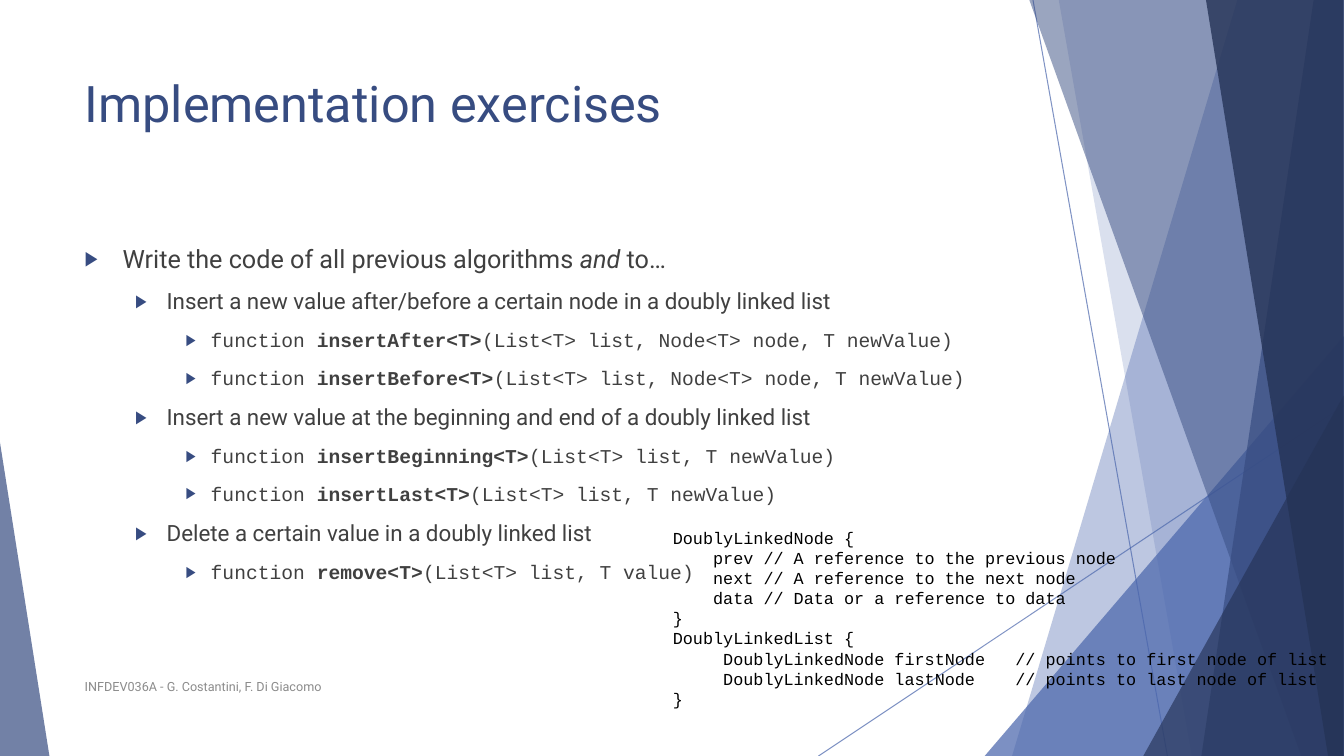
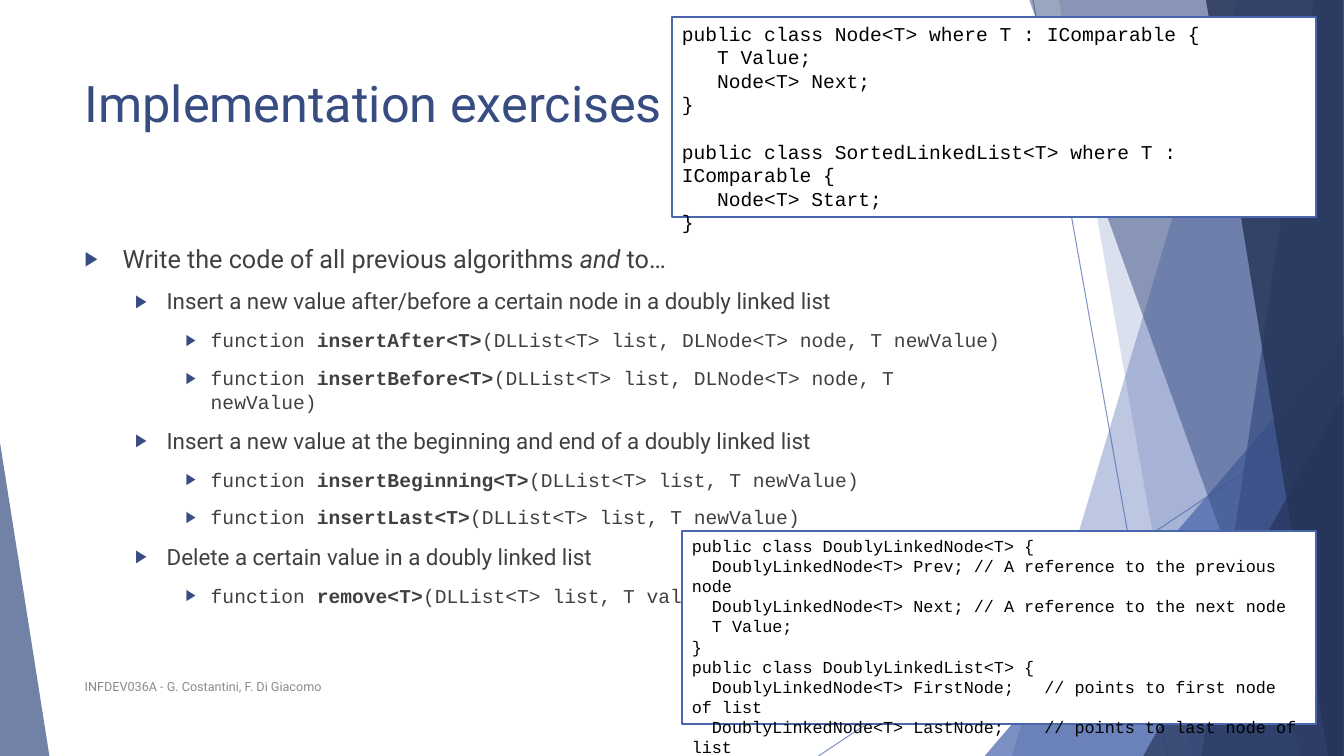
Before and after one commit to FurkanAndac/Development-6A, a slide deck: slide 21 of Lesson slides/Unit 3 - List, Stack, Queue.pptx. Drawn at 1344x756 pixels with LibreOffice and Linux fonts; fonts in the diff are those of the drawing. Boxes give left, top, right and bottom in pixels: in the first picture for what was removed or moved away, otherwise in the second. Text is boxed around its words. In the diff, an @@ line names an element or a change of style, - is before the commit and + after.

Commit message:
small update slides lesson 3

```diff
--- a/Lesson slides/Unit 3 - List, Stack, Queue.pptx
+++ b/Lesson slides/Unit 3 - List, Stack, Queue.pptx
@@ rectangle added at <box>673,17,1317,218</box>, fill #FFFFFF, outline #4A66AC 1.5 pt, 14 pt, text #000000 @@
+public class Node<T> where T : IComparable {
+T Value;
+Node<T> Next;
+}
+public class SortedLinkedList<T> where T : IComparable {
+Node<T> Start;
+}
@@ text at <box>211,334,1000,413</box>: text changed @@
-    ▶ function insertAfter<T>(List<T> list, Node<T> node, T newValue)
-    ▶ function insertBefore<T>(List<T> list, Node<T> node, T newValue)
+    ▶ function insertAfter<T>(DLList<T> list, DLNode<T> node, T newValue)
+    ▶ function insertBefore<T>(DLList<T> list, DLNode<T> node, T newValue)
@@ text at <box>211,473,859,531</box>: text changed @@
-    ▶ function insertBeginning<T>(List<T> list, T newValue)
-    ▶ function insertLast<T>(List<T> list, T newValue)
+    ▶ function insertBeginning<T>(DLList<T> list, T newValue)
+    ▶ function insertLast<T>(DLList<T> list, T newValue)
@@ rectangle "public class DoublyLinkedNode<T> {": place and size @@
-rectangle "public class DoublyLinkedNode<T> {" at <box>673,532,1327,690</box>
+rectangle "public class DoublyLinkedNode<T> {" at <box>682,530,1316,724</box>
@@ rectangle "public class DoublyLinkedNode<T> {" at <box>682,530,1316,724</box>: fill none to #FFFFFF; outline none to #4A66AC 1.5 pt @@
@@ text at <box>211,566,694,583</box>: text changed @@
-    ▶ function remove<T>(List<T> list, T value)
+    ▶ function remove<T>(DLList<T> list, T value)
@@ text in rectangle at <box>692,540,1286,635</box>: text changed @@
-DoublyLinkedNode {
-prev // A reference to the previous node
-next // A reference to the next node
-data // Data or a reference to data
+public class DoublyLinkedNode<T> {
+DoublyLinkedNode<T> Prev; // A reference to the previous node
+DoublyLinkedNode<T> Next; // A reference to the next node
+T Value;
@@ text in rectangle at <box>692,661,1296,739</box>: text changed @@
-DoublyLinkedList {
-DoublyLinkedNode firstNode // points to first node of list
-DoublyLinkedNode lastNode // points to last node of list
+public class DoublyLinkedList<T> {
+DoublyLinkedNode<T> FirstNode; // points to first node of list
+DoublyLinkedNode<T> LastNode; // points to last node of list
```
Also in this commit, not shown: 1 other file.
